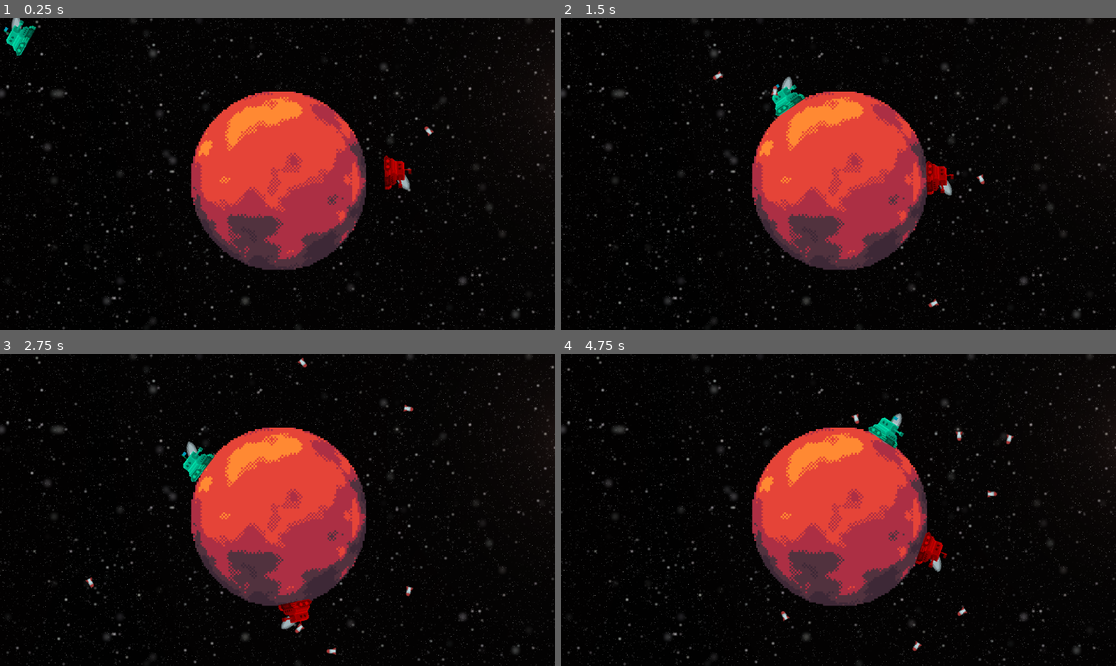
Above: before the commit, frames 1-4 (two rows, left to right).
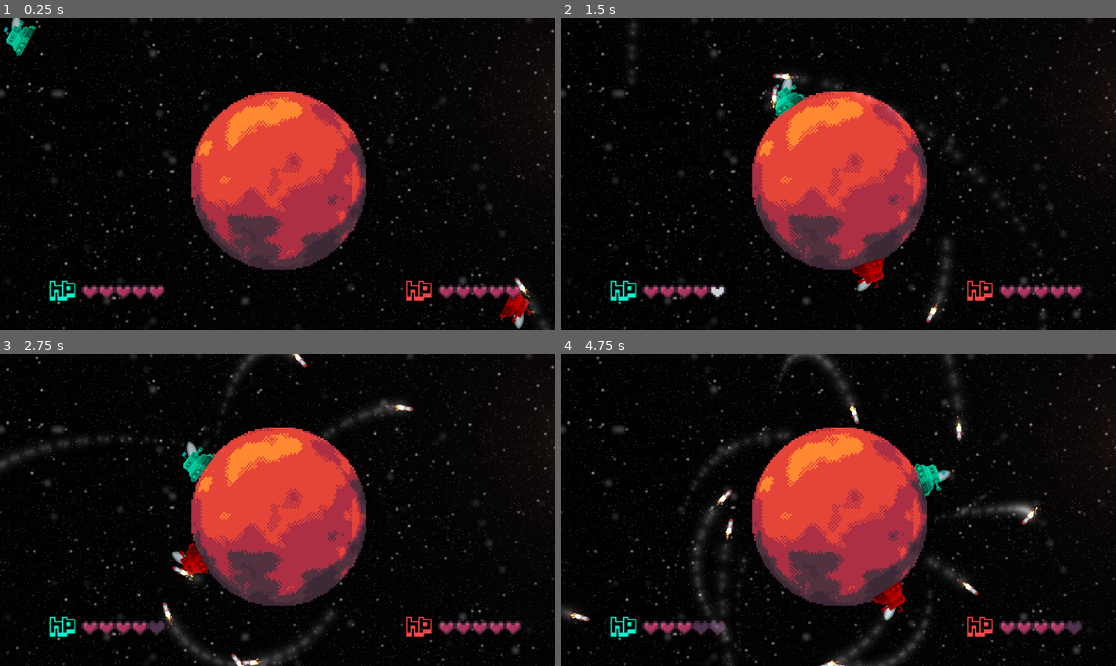
Above: after the commit, the same moments.

Repository: koh-jx/Mutually-Assured-Destruction
Game: Godot game, scene res://main.tscn
The game is run twice, just before and just after one commit, with the same random seed, the same clock (stepped at 60 frames per second) and the same inputs.
Inputs:
- Up to frame 1 (0.25 s): no input
- Up to frame 2 (1.5 s): hold Right (ui_right) from 0.53 s (still down); tap F (shoot-missle) at 0.6, 1.35 s; tap Up (ui_up) at 0.77 s
- Up to frame 3 (2.75 s): tap Up (ui_up) at 1.52 s; release Right (ui_right) at 2.03 s; hold Left (ui_left) from 2.03 s (still down); tap F (shoot-missle) at 2.1 s
- Up to frame 4 (4.75 s): release Left (ui_left) at 2.78 s; hold Right (ui_right) 2.78-4.28 s; tap F (shoot-missle) at 2.85, 3.6, 4.35 s; tap Up (ui_up) at 3.02, 3.77, 4.52 s; hold Left (ui_left) from 4.28 s (still down)

The runs differ from the first frame. In frame 1, 2.2% of the frame differs, in the area x 8-99%, y 34-100%; in frame 2, 2.9%; in frame 3, 3.9%; in frame 4, 5.8%, in the area x 0-94%, y 0-100%.

Commit message:
add ui, vfx smoke to missles

Diff:
--- a/main.tscn
+++ b/main.tscn
@@ -1,9 +1,10 @@
-[gd_scene load_steps=5 format=3 uid="uid://xrtif2i01nv1"]
+[gd_scene load_steps=6 format=3 uid="uid://xrtif2i01nv1"]
 
 [ext_resource type="PackedScene" uid="uid://brdddejb8fhux" path="res://scenes/planet/planet.tscn" id="1_a4eky"]
 [ext_resource type="Texture2D" uid="uid://r5hhoqtwwx7k" path="res://assets/planets/background.png" id="1_ukils"]
 [ext_resource type="PackedScene" uid="uid://ckoyd3b0cnou6" path="res://scenes/entity/player/player.tscn" id="2_mevgc"]
 [ext_resource type="PackedScene" uid="uid://btrxctl8ofwaq" path="res://scenes/entity/enemy/enemy.tscn" id="4_8hqb3"]
+[ext_resource type="PackedScene" uid="uid://db26pyg4354y2" path="res://scenes/UI/ingame_gui.tscn" id="5_glk4s"]
 
 [node name="Main" type="Node2D"]
 
@@ -17,4 +18,17 @@
 [node name="Player" parent="." instance=ExtResource("2_mevgc")]
 
 [node name="Enemy" parent="." instance=ExtResource("4_8hqb3")]
-position = Vector2(967, 322)
+position = Vector2(1149, 640)
+
+[node name="ingame_gui" parent="." instance=ExtResource("5_glk4s")]
+anchors_preset = 0
+anchor_right = 0.0
+anchor_bottom = 0.0
+offset_left = 73.0
+offset_top = 63.0
+offset_right = 587.0
+offset_bottom = 415.0
+scale = Vector2(1.44, 1.35771)
+
+[connection signal="health_damaged" from="Player" to="ingame_gui" method="_on_player_health_damaged"]
+[connection signal="enemy_health_damaged" from="Enemy" to="ingame_gui" method="_on_enemy_enemy_health_damaged"]
--- /dev/null
+++ b/scenes/Projectiles/SmokeTrail.gd
@@ -0,0 +1,11 @@
+extends GPUParticles2D
+
+func reparent_to_root():
+	global_position = global_position
+	set_emitting(false)
+	reparent(get_parent().get_parent())
+	$"Destroy Timer".start()
+
+
+func _on_destroy_timer_timeout():
+	queue_free()
--- a/scenes/Projectiles/missle.gd
+++ b/scenes/Projectiles/missle.gd
@@ -1,7 +1,7 @@
 extends "res://scenes/Projectiles/projectile.gd"
 
 const magnitude = 450.0
-const damage = 20.0
+const damage = 1
 
 func _ready():
 	#thrust_towards(Vector2()) # Example to use if placed directly in world
@@ -18,6 +18,7 @@
 	super._integrate_forces(state)
 
 func _on_body_entered(body):
+	$SmokeTrail.reparent_to_root()
 	queue_free()
 
 func _on_invuln_timer_timeout():
--- a/scenes/Projectiles/missle.tscn
+++ b/scenes/Projectiles/missle.tscn
@@ -1,7 +1,168 @@
-[gd_scene load_steps=4 format=3 uid="uid://ds75805t6sn0f"]
+[gd_scene load_steps=31 format=3 uid="uid://ds75805t6sn0f"]
 
 [ext_resource type="Script" path="res://scenes/Projectiles/missle.gd" id="1_cr8no"]
+[ext_resource type="Texture2D" uid="uid://bm5mtti2x0ev8" path="res://assets/projectiles/vfx/Smoke-SpriteSheet.png" id="2_6ctfp"]
 [ext_resource type="Texture2D" uid="uid://droxdbr0d6ux0" path="res://assets/projectiles/spaceMissiles_018.png" id="2_nchm7"]
+[ext_resource type="Texture2D" uid="uid://bs2mm1ckxt7x7" path="res://assets/projectiles/vfx/spotlight_1.png" id="2_turo1"]
+[ext_resource type="Script" path="res://scenes/Projectiles/SmokeTrail.gd" id="3_xtg0b"]
+
+[sub_resource type="CanvasItemMaterial" id="CanvasItemMaterial_gysyp"]
+blend_mode = 1
+
+[sub_resource type="Curve" id="Curve_52cdy"]
+_data = [Vector2(0, 1), 0.0, 0.0, 0, 0, Vector2(0.403162, 0.817355), 0.0, 0.0, 0, 0, Vector2(1, 0.000826359), 0.0, 0.0, 0, 0]
+point_count = 3
+
+[sub_resource type="CurveTexture" id="CurveTexture_jxfww"]
+curve = SubResource("Curve_52cdy")
+
+[sub_resource type="ParticleProcessMaterial" id="ParticleProcessMaterial_tfnsv"]
+particle_flag_disable_z = true
+angle_min = -174.9
+angle_max = 205.7
+gravity = Vector3(0, 98, 0)
+scale_curve = SubResource("CurveTexture_jxfww")
+
+[sub_resource type="AtlasTexture" id="AtlasTexture_0rva2"]
+atlas = ExtResource("2_6ctfp")
+region = Rect2(0, 0, 80, 80)
+
+[sub_resource type="AtlasTexture" id="AtlasTexture_n1gag"]
+atlas = ExtResource("2_6ctfp")
+region = Rect2(80, 0, 80, 80)
+
+[sub_resource type="AtlasTexture" id="AtlasTexture_p07e4"]
+atlas = ExtResource("2_6ctfp")
+region = Rect2(160, 0, 80, 80)
+
+[sub_resource type="AtlasTexture" id="AtlasTexture_dsk88"]
+atlas = ExtResource("2_6ctfp")
+region = Rect2(240, 0, 80, 80)
+
+[sub_resource type="AtlasTexture" id="AtlasTexture_b37e4"]
+atlas = ExtResource("2_6ctfp")
+region = Rect2(0, 80, 80, 80)
+
+[sub_resource type="AtlasTexture" id="AtlasTexture_hhqk5"]
+atlas = ExtResource("2_6ctfp")
+region = Rect2(80, 80, 80, 80)
+
+[sub_resource type="AtlasTexture" id="AtlasTexture_28hlg"]
+atlas = ExtResource("2_6ctfp")
+region = Rect2(160, 80, 80, 80)
+
+[sub_resource type="AtlasTexture" id="AtlasTexture_lmxuy"]
+atlas = ExtResource("2_6ctfp")
+region = Rect2(240, 80, 80, 80)
+
+[sub_resource type="AtlasTexture" id="AtlasTexture_u8cn1"]
+atlas = ExtResource("2_6ctfp")
+region = Rect2(0, 160, 80, 80)
+
+[sub_resource type="AtlasTexture" id="AtlasTexture_dbkhw"]
+atlas = ExtResource("2_6ctfp")
+region = Rect2(80, 160, 80, 80)
+
+[sub_resource type="AtlasTexture" id="AtlasTexture_2kuay"]
+atlas = ExtResource("2_6ctfp")
+region = Rect2(160, 160, 80, 80)
+
+[sub_resource type="AtlasTexture" id="AtlasTexture_jvj5g"]
+atlas = ExtResource("2_6ctfp")
+region = Rect2(240, 160, 80, 80)
+
+[sub_resource type="AtlasTexture" id="AtlasTexture_acroc"]
+atlas = ExtResource("2_6ctfp")
+region = Rect2(0, 240, 80, 80)
+
+[sub_resource type="AtlasTexture" id="AtlasTexture_w1mvc"]
+atlas = ExtResource("2_6ctfp")
+region = Rect2(80, 240, 80, 80)
+
+[sub_resource type="AtlasTexture" id="AtlasTexture_4p0xf"]
+atlas = ExtResource("2_6ctfp")
+region = Rect2(160, 240, 80, 80)
+
+[sub_resource type="AtlasTexture" id="AtlasTexture_x467x"]
+atlas = ExtResource("2_6ctfp")
+region = Rect2(240, 240, 80, 80)
+
+[sub_resource type="AtlasTexture" id="AtlasTexture_efho1"]
+atlas = ExtResource("2_6ctfp")
+region = Rect2(0, 320, 80, 80)
+
+[sub_resource type="AtlasTexture" id="AtlasTexture_jt87d"]
+atlas = ExtResource("2_6ctfp")
+region = Rect2(80, 320, 80, 80)
+
+[sub_resource type="AtlasTexture" id="AtlasTexture_qoju0"]
+atlas = ExtResource("2_6ctfp")
+region = Rect2(160, 320, 80, 80)
+
+[sub_resource type="SpriteFrames" id="SpriteFrames_q8fxc"]
+animations = [{
+"frames": [{
+"duration": 1.0,
+"texture": SubResource("AtlasTexture_0rva2")
+}, {
+"duration": 1.0,
+"texture": SubResource("AtlasTexture_n1gag")
+}, {
+"duration": 1.0,
+"texture": SubResource("AtlasTexture_p07e4")
+}, {
+"duration": 1.0,
+"texture": SubResource("AtlasTexture_dsk88")
+}, {
+"duration": 1.0,
+"texture": SubResource("AtlasTexture_b37e4")
+}, {
+"duration": 1.0,
+"texture": SubResource("AtlasTexture_hhqk5")
+}, {
+"duration": 1.0,
+"texture": SubResource("AtlasTexture_28hlg")
+}, {
+"duration": 1.0,
+"texture": SubResource("AtlasTexture_lmxuy")
+}, {
+"duration": 1.0,
+"texture": SubResource("AtlasTexture_u8cn1")
+}, {
+"duration": 1.0,
+"texture": SubResource("AtlasTexture_dbkhw")
+}, {
+"duration": 1.0,
+"texture": SubResource("AtlasTexture_2kuay")
+}, {
+"duration": 1.0,
+"texture": SubResource("AtlasTexture_jvj5g")
+}, {
+"duration": 1.0,
+"texture": SubResource("AtlasTexture_acroc")
+}, {
+"duration": 1.0,
+"texture": SubResource("AtlasTexture_w1mvc")
+}, {
+"duration": 1.0,
+"texture": SubResource("AtlasTexture_4p0xf")
+}, {
+"duration": 1.0,
+"texture": SubResource("AtlasTexture_x467x")
+}, {
+"duration": 1.0,
+"texture": SubResource("AtlasTexture_efho1")
+}, {
+"duration": 1.0,
+"texture": SubResource("AtlasTexture_jt87d")
+}, {
+"duration": 1.0,
+"texture": SubResource("AtlasTexture_qoju0")
+}],
+"loop": true,
+"name": &"default",
+"speed": 20.0
+}]
 
 [sub_resource type="RectangleShape2D" id="RectangleShape2D_oiine"]
 size = Vector2(10, 20)
@@ -14,6 +175,27 @@
 contact_monitor = true
 script = ExtResource("1_cr8no")
 
+[node name="SmokeTrail" type="GPUParticles2D" parent="."]
+modulate = Color(0.541176, 0.541176, 0.541176, 0.352941)
+material = SubResource("CanvasItemMaterial_gysyp")
+position = Vector2(1, -12)
+amount = 30
+process_material = SubResource("ParticleProcessMaterial_tfnsv")
+texture = ExtResource("2_turo1")
+lifetime = 1.5
+visibility_rect = Rect2(-1000, -1000, 2000, 2000)
+script = ExtResource("3_xtg0b")
+
+[node name="Destroy Timer" type="Timer" parent="SmokeTrail"]
+
+[node name="AnimatedSprite2D" type="AnimatedSprite2D" parent="."]
+modulate = Color(17.4863, 10.6471, 6.08235, 1)
+position = Vector2(0, -35)
+scale = Vector2(0.399998, 0.639999)
+sprite_frames = SubResource("SpriteFrames_q8fxc")
+autoplay = "default"
+frame_progress = 0.901963
+
 [node name="CollisionShape2D" type="CollisionShape2D" parent="."]
 shape = SubResource("RectangleShape2D_oiine")
 
@@ -34,4 +216,5 @@
 shape = SubResource("RectangleShape2D_oiine")
 
 [connection signal="body_entered" from="." to="." method="_on_body_entered"]
+[connection signal="timeout" from="SmokeTrail/Destroy Timer" to="SmokeTrail" method="_on_destroy_timer_timeout"]
 [connection signal="timeout" from="InvulnTimer" to="." method="_on_invuln_timer_timeout"]
--- /dev/null
+++ b/scenes/UI/ingame_gui.gd
@@ -0,0 +1,14 @@
+extends MarginContainer
+
+@onready var playerhealth_node = $player_life
+@onready var enemyhealth_node =  $enemy_life
+
+func _ready():
+	pass
+
+func _on_player_health_damaged(damage):
+	playerhealth_node.damaged(damage)
+
+
+func _on_enemy_enemy_health_damaged(damage):
+	enemyhealth_node.damaged(damage)
--- /dev/null
+++ b/scenes/UI/ingame_gui.tscn
@@ -0,0 +1,26 @@
+[gd_scene load_steps=3 format=3 uid="uid://db26pyg4354y2"]
+
+[ext_resource type="Script" path="res://scenes/UI/ingame_gui.gd" id="1_j1wy1"]
+[ext_resource type="PackedScene" uid="uid://oddw0l2dicvy" path="res://scenes/UI/lifebar.tscn" id="1_ju7xt"]
+
+[node name="ingame_gui" type="MarginContainer"]
+anchors_preset = -1
+anchor_right = 1.0
+anchor_bottom = 1.003
+offset_left = 43.0
+offset_top = 52.0
+offset_right = -57.0
+offset_bottom = -102.944
+script = ExtResource("1_j1wy1")
+
+[node name="player_life" parent="." instance=ExtResource("1_ju7xt")]
+layout_mode = 2
+size_flags_horizontal = 0
+size_flags_vertical = 8
+label_colour = Color(0, 1, 0.831373, 1)
+
+[node name="enemy_life" parent="." instance=ExtResource("1_ju7xt")]
+layout_mode = 2
+size_flags_horizontal = 8
+size_flags_vertical = 8
+label_colour = Color(1, 0.278431, 0.278431, 1)
--- /dev/null
+++ b/scenes/UI/lifebar.gd
@@ -0,0 +1,34 @@
+extends Control
+
+@export var label_colour = Color();
+
+@onready var health = 5
+@onready var healthHearts = [
+	$Heart1,
+	$Heart2,
+	$Heart3,
+	$Heart4,
+	$Heart5
+]
+
+func _ready():
+	$Label.modulate = label_colour
+
+func damaged(damage):
+	if health < 0:
+		return
+
+	# Play animations
+	for i in range(damage):
+		if health - damage < 0:
+			continue
+		var heart: AnimatedSprite2D = healthHearts[health - damage]
+		heart.stop()
+		heart.connect("finished", func(): _lose_heart(heart))
+		heart.play("damaged")
+	health -= damage
+
+func _lose_heart(heart: AnimatedSprite2D):
+	heart.set_animation("lost")
+	heart.set_loop(true)
+	heart.play()
--- /dev/null
+++ b/scenes/UI/lifebar.tscn
@@ -0,0 +1,117 @@
+[gd_scene load_steps=12 format=3 uid="uid://oddw0l2dicvy"]
+
+[ext_resource type="Texture2D" uid="uid://mhd661p830m0" path="res://assets/ui/hearts.png" id="1_m73oi"]
+[ext_resource type="Script" path="res://scenes/UI/lifebar.gd" id="1_twxxi"]
+[ext_resource type="FontFile" uid="uid://bhiiomegcynfe" path="res://assets/font/Squares.ttf" id="2_hni0f"]
+
+[sub_resource type="AtlasTexture" id="AtlasTexture_yux6g"]
+atlas = ExtResource("1_m73oi")
+region = Rect2(16, 48, 16, 16)
+
+[sub_resource type="AtlasTexture" id="AtlasTexture_7526s"]
+atlas = ExtResource("1_m73oi")
+region = Rect2(32, 64, 16, 16)
+
+[sub_resource type="AtlasTexture" id="AtlasTexture_f77qa"]
+atlas = ExtResource("1_m73oi")
+region = Rect2(16, 64, 16, 16)
+
+[sub_resource type="AtlasTexture" id="AtlasTexture_pyolu"]
+atlas = ExtResource("1_m73oi")
+region = Rect2(32, 144, 16, 16)
+
+[sub_resource type="AtlasTexture" id="AtlasTexture_j6tai"]
+atlas = ExtResource("1_m73oi")
+region = Rect2(0, 48, 16, 16)
+
+[sub_resource type="AtlasTexture" id="AtlasTexture_5gpmd"]
+atlas = ExtResource("1_m73oi")
+region = Rect2(32, 64, 16, 16)
+
+[sub_resource type="SpriteFrames" id="SpriteFrames_qf2n3"]
+animations = [{
+"frames": [{
+"duration": 1.0,
+"texture": SubResource("AtlasTexture_yux6g")
+}, {
+"duration": 1.0,
+"texture": SubResource("AtlasTexture_7526s")
+}, {
+"duration": 1.0,
+"texture": SubResource("AtlasTexture_f77qa")
+}, {
+"duration": 1.0,
+"texture": SubResource("AtlasTexture_pyolu")
+}],
+"loop": false,
+"name": &"damaged",
+"speed": 5.0
+}, {
+"frames": [{
+"duration": 1.0,
+"texture": SubResource("AtlasTexture_j6tai")
+}],
+"loop": true,
+"name": &"default",
+"speed": 5.0
+}, {
+"frames": [{
+"duration": 1.0,
+"texture": SubResource("AtlasTexture_5gpmd")
+}],
+"loop": true,
+"name": &"lost",
+"speed": 5.0
+}]
+
+[sub_resource type="FontVariation" id="FontVariation_bsi0m"]
+base_font = ExtResource("2_hni0f")
+spacing_glyph = -9
+
+[node name="lifebar" type="Control"]
+layout_mode = 3
+anchors_preset = 15
+anchor_right = 1.0
+anchor_bottom = 1.0
+grow_horizontal = 2
+grow_vertical = 2
+script = ExtResource("1_twxxi")
+
+[node name="Heart1" type="AnimatedSprite2D" parent="."]
+position = Vector2(79, 19)
+scale = Vector2(3.01809, 3)
+sprite_frames = SubResource("SpriteFrames_qf2n3")
+autoplay = "default"
+
+[node name="Heart2" type="AnimatedSprite2D" parent="."]
+position = Vector2(103, 19)
+scale = Vector2(3, 3)
+sprite_frames = SubResource("SpriteFrames_qf2n3")
+autoplay = "default"
+
+[node name="Heart3" type="AnimatedSprite2D" parent="."]
+position = Vector2(127, 19)
+scale = Vector2(3, 3)
+sprite_frames = SubResource("SpriteFrames_qf2n3")
+autoplay = "default"
+
+[node name="Heart4" type="AnimatedSprite2D" parent="."]
+position = Vector2(151, 19)
+scale = Vector2(3, 3)
+sprite_frames = SubResource("SpriteFrames_qf2n3")
+autoplay = "default"
+
+[node name="Heart5" type="AnimatedSprite2D" parent="."]
+position = Vector2(175, 19)
+scale = Vector2(3, 3)
+sprite_frames = SubResource("SpriteFrames_qf2n3")
+autoplay = "default"
+
+[node name="Label" type="Label" parent="."]
+layout_mode = 0
+offset_left = 18.0
+offset_right = 63.0
+offset_bottom = 36.0
+theme_override_fonts/font = SubResource("FontVariation_bsi0m")
+theme_override_font_sizes/font_size = 10
+text = "hp"
--- /dev/null
+++ b/scenes/UI/main_menu.tscn
@@ -0,0 +1,21 @@
+[gd_scene load_steps=3 format=3 uid="uid://e4insra6kg4t"]
+
+[ext_resource type="FontFile" uid="uid://bhiiomegcynfe" path="res://assets/font/Squares.ttf" id="1_pvl5u"]
+
+[sub_resource type="FontVariation" id="FontVariation_lov52"]
+base_font = ExtResource("1_pvl5u")
+spacing_glyph = -10
+spacing_space = 25
+
+[node name="MarginContainer" type="MarginContainer"]
+offset_right = 1152.0
+offset_bottom = 648.0
+
+[node name="Label" type="Label" parent="."]
+layout_mode = 2
+size_flags_vertical = 1
+theme_override_fonts/font = SubResource("FontVariation_lov52")
+text = "Mutually Assured
+Destruction"
+horizontal_alignment = 1
+vertical_alignment = 1
--- a/scenes/entity/enemy/enemy.gd
+++ b/scenes/entity/enemy/enemy.gd
@@ -5,6 +5,9 @@
 @export var change_rotation_chance = 0.01
 @export var stop_moving_chance = 0.01
 @export var change_direction_chance = 0.04
+
+signal enemy_health_damaged
+signal enemy_died
 
 func _physics_process(delta):
 	random_update_velocity_input_dir()
@@ -34,3 +37,7 @@
 func random_check_and_shoot():
 	if can_shoot and randf() <= shoot_chance:
 		shoot_missle()
+
+func _on_hurtbox_body_entered(body):
+	emit_signal("enemy_health_damaged", body.damage)
+	super._on_hurtbox_body_entered(body)
--- a/scenes/entity/player/player.gd
+++ b/scenes/entity/player/player.gd
@@ -1,5 +1,8 @@
 # Class representing the player, who derives input directions from controls
 extends "res://scenes/entity/tank.gd"
+
+signal health_damaged
+signal player_died
 
 func _physics_process(delta):
 	velocity_input_dir = Input.get_action_strength("ui_right") - \
@@ -10,3 +13,7 @@
 	# Shoot any missles
 	if can_shoot and Input.is_action_just_released("shoot-missle"):
 		shoot_missle()
+
+func _on_hurtbox_body_entered(body):
+	emit_signal("health_damaged", body.damage)
+	super._on_hurtbox_body_entered(body)
--- a/scenes/entity/tank.gd
+++ b/scenes/entity/tank.gd
@@ -9,7 +9,7 @@
 const SHOOT_ROTATION_SPEED = 200.0
 const MIN_SHOOT_ANGLE = 30.0
 const MAX_SHOOT_ANGLE = 150.0
-var health = 100
+var health = 5
 var speed = 35000.0
 var reload_speed = 0.5
 
@@ -22,6 +22,7 @@
 
 func _ready():
 	$Arrowhead.rotate(-1 * deg_to_rad(shoot_angle))
+	$ShootTimer.set_wait_time(reload_speed)
 	super._ready()
 
 # Update velocity_input_dir and rot_input_dir
Binary file added: assets/font/Squares.ttf
Not shown, added: assets/font/Squares.ttf.import
Binary file added: assets/projectiles/vfx/Fire+Sparks-SpriteSheet.png
Not shown, added: assets/projectiles/vfx/Fire+Sparks-SpriteSheet.png.import
Binary file added: assets/projectiles/vfx/Smoke-SpriteSheet.png
Not shown, added: assets/projectiles/vfx/Smoke-SpriteSheet.png.import
Binary file added: assets/projectiles/vfx/spotlight_1.png
Not shown, added: assets/projectiles/vfx/spotlight_1.png.import
Binary file added: assets/ui/buttons.png
Not shown, added: assets/ui/buttons.png.import
Binary file added: assets/ui/hearts.png
Not shown, added: assets/ui/hearts.png.import
(and 228 more such lines)
